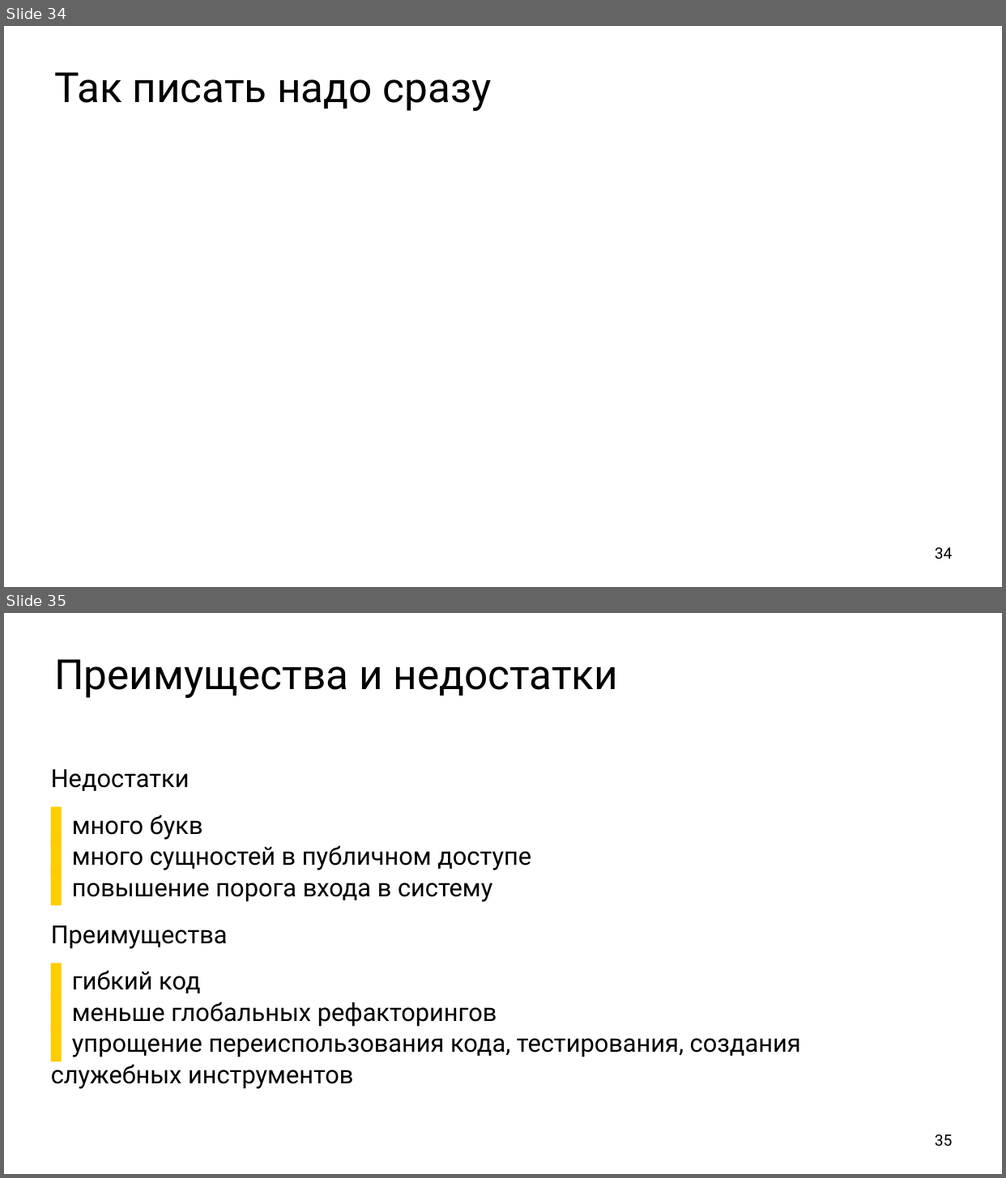
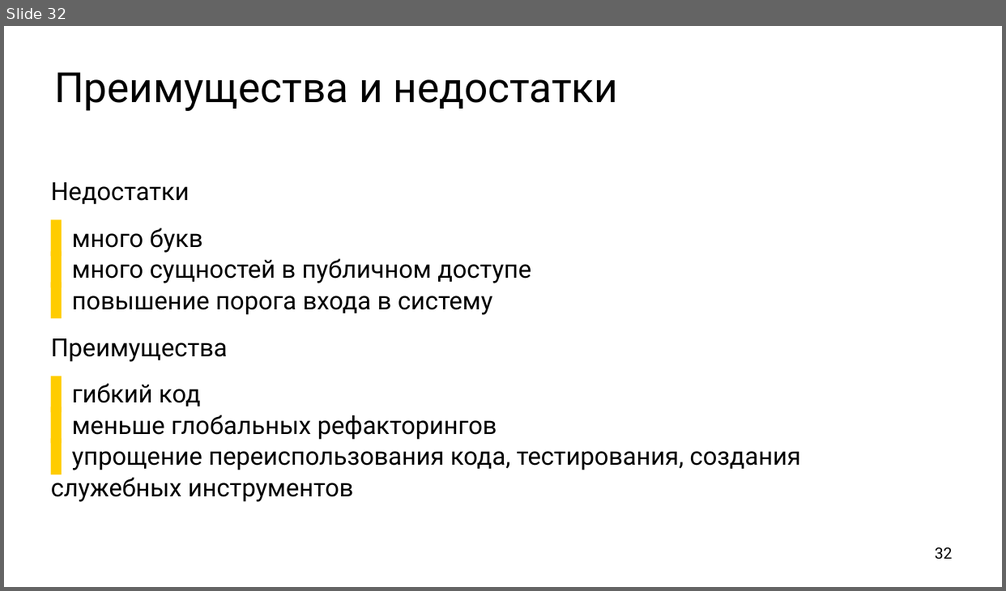
Before and after one commit to ishfb/cpprus17, a slide deck: slides.pptx. Shown one above the other, each under a label of ours: slides 34 and 35 before the commit, slide 32 after it. The pictures are 1006x1178 and 1006x591 pixels, drawn with LibreOffice and Linux fonts; fonts in the diff are those of the drawing. Boxes give left, top, right and bottom in pixels: in the first picture for what was removed or moved away, otherwise in the second. Text is boxed around its words. In the diff, an @@ line names an element or a change of style, - is before the commit and + after.

```diff
--- a/slides.pptx
+++ b/slides.pptx
@@ slide 34 removed at <box>4,26,1002,587</box>, background #FFFFFF @@
@@ title removed at <box>54,72,492,111</box> @@
-Так писать надо сразу
@@ page number removed at <box>935,548,953,559</box> @@
-34
@@ what was slide 35 is now slide 32 @@
@@ page number at <box>935,548,953,559</box>: text changed @@
-35
+32
```
Also in this commit, not shown: 2 slides changed, 3 slides added, 5 other slides removed, 2 other files.
